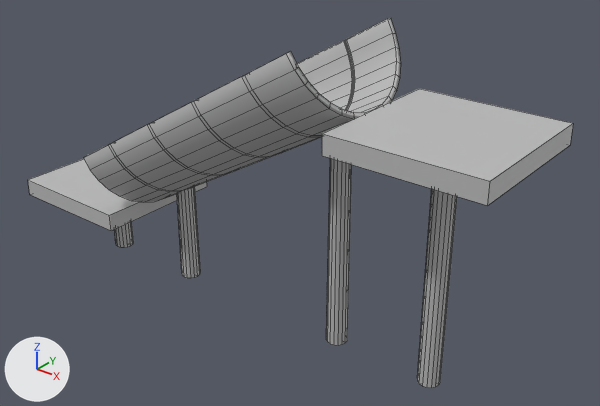
The FBX model Import/Models/Ramp.fbx: old version first, new version second.
The view is the same before and after, from a camera (50 mm lens) standing at (12.56, -13.86, 11.97) and looking at (1.11, 0.45, 3.09). Arrows for +X, +Y and +Z are at lower left; the lights stay in place. Mesh edges are drawn as thin lines. Where no turn or scale is listed for an object, it has been applied to the vertices.

The scene before the commit, as lines of its bpy script (objects in view):
```python
me_mesh = bpy.data.meshes.new('Mesh')
me_mesh.from_pydata(...)  # 760 vertices, 750 faces; spans x -7.04..7.04, y -1.84..1.84, z 0.0..7.6
# faces by material slot: [12, 128, 610]
me_mesh.materials.append(mat_phong1)  # grey #bcbcbc
me_mesh.materials.append(mat_phong3)  # grey #bcbcbc
me_mesh.materials.append(mat_phong2)  # grey #bcbcbc
# before: 719 (3.46, -1.79, 5.68) at pixel (322, 155), 720 (7.04, -1.79, 5.68) at pixel (487, 205), 721 (3.46, -1.79, 6.15) at pixel (322, 133), 722 (7.04, -1.79, 6.15) at pixel (490, 181), 723 (3.46, 1.79, 6.15) at pixel (419, 88)
# before: 724 (7.04, 1.79, 6.15) at pixel (573, 123), 725 (3.46, 1.79, 5.68), 726 (7.04, 1.79, 5.68) at pixel (570, 145)
ob_ramp = bpy.data.objects.new('Ramp', me_mesh)
ob_ramp.location = (0.0, 0.0, 0.0)
```
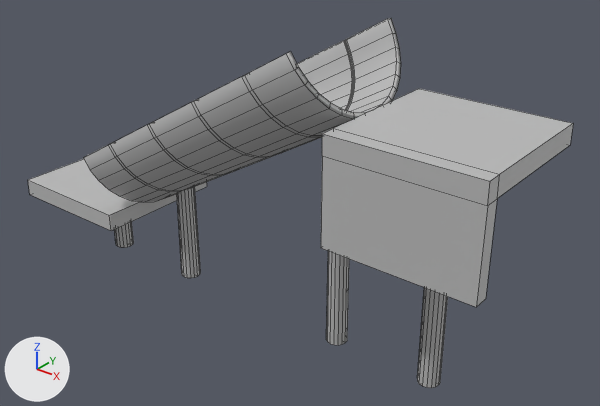
Edits to the bpy script that builds the scene:
```text
Change me_mesh:
    where me_mesh.from_pydata(...)  # 760 vertices, 750 faces; spans x -7.04..7.04, y -1.84..1.84, z 0.0..7.6
    used by ob_ramp; location = (0.0, 0.0, 0.0)
    verts and faces of me_mesh; kept vertices keep their numbers, new ones are numbered from 760
    me_mesh part 1
    add delete_faces([(721, 722, 724, 723), (719, 725, 726, 720), (720, 726, 724, 722), (719, 721, 723, 725)])
    add for new, old in zip([*range(760, 764)], [*range(719, 723)]): verts[new] = verts[old] + (0.0, 0.36, 0.0)
    add for new, old in zip([*range(764, 768)], [719, 720, 760, 761]): verts[new] = verts[old] + (0.0, 0.0, -2.07)
    add faces += [(721, 722, 763, 762), (764, 766, 767, 765), (720, 761, 763, 722), (719, 721, 762, 760), (723, 725, 760, 762), (725, 726, 761, 760)]  # mat_phong1 (grey #bcbcbc)
    add faces += [(724, 763, 761, 726), (723, 762, 763, 724), (719, 764, 765, 720), (719, 760, 766, 764), (760, 761, 767, 766), (720, 765, 767, 761)]  # mat_phong1 (grey #bcbcbc)
```

Changed parts and their boxes (x1, y1, x2, y2) in the pictures (600 x 406 px):
part 1 of me_mesh, built on
    before: (322, 89, 573, 205)
    after: (321, 89, 573, 307)
